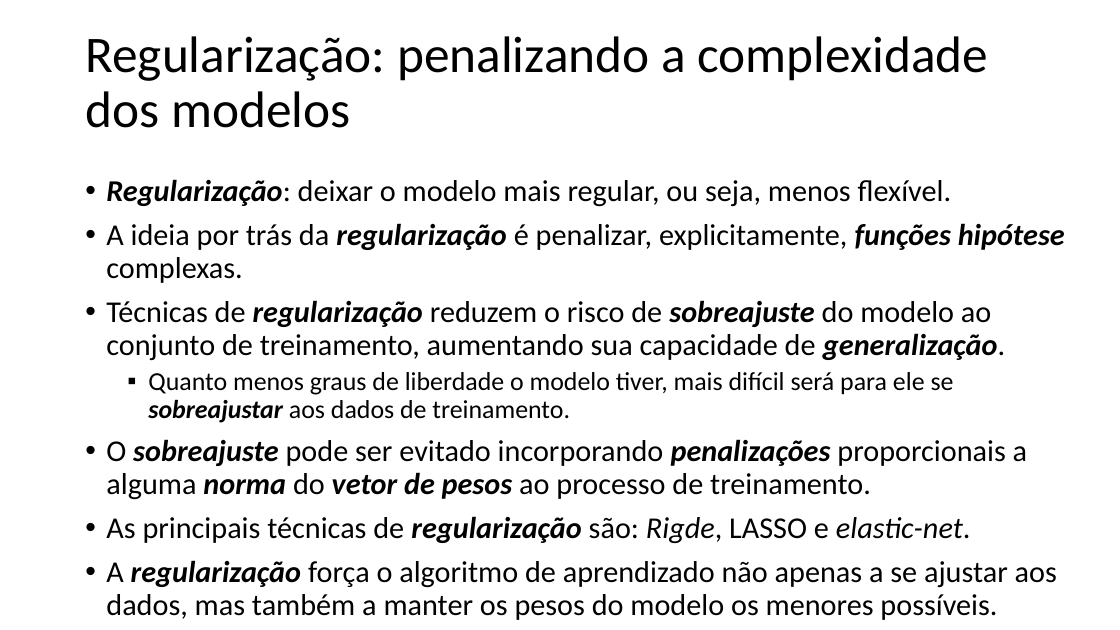
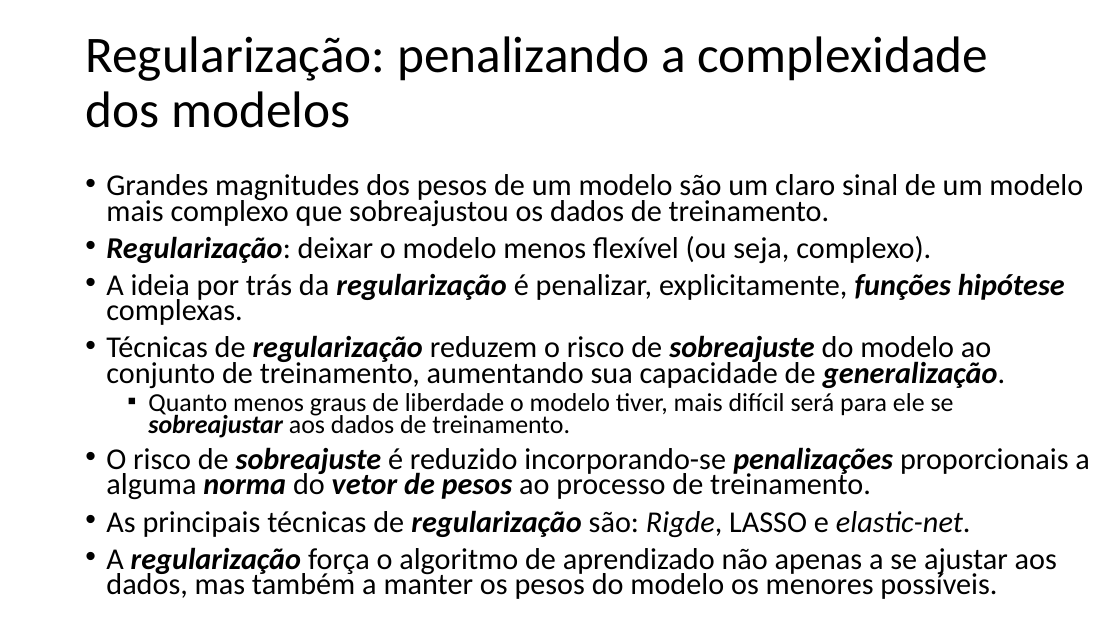
Before and after one commit to zz4fap/t319_aprendizado_de_maquina, a slide deck: slide 3 of slides/T319_Regressão_Linear (Parte VI).pptx. Drawn at 1120x630 pixels with LibreOffice and Linux fonts; fonts in the diff are those of the drawing. Boxes give left, top, right and bottom in pixels: in the first picture for what was removed or moved away, otherwise in the second. Text is boxed around its words. In the diff, an @@ line names an element or a change of style, - is before the commit and + after.

```diff
--- a/slides/T319_Regressão_Linear (Parte VI).pptx
+++ b/slides/T319_Regressão_Linear (Parte VI).pptx
@@ text at [106, 174, 1083, 263]: text changed @@
-• Regularização: deixar o modelo mais regular, ou seja, menos flexível.
+• Grandes magnitudes dos pesos de um modelo são um claro sinal de um modelo mais complexo que sobreajustou os dados de treinamento.
+• Regularização: deixar o modelo menos flexível (ou seja, complexo).
@@ text at [106, 273, 1065, 599]: line spacing 0.9 to 0.7 @@
@@ text at [106, 447, 1089, 500]: text changed @@
-• O sobreajuste pode ser evitado incorporando penalizações proporcionais a alguma norma do vetor de pesos ao processo de treinamento.
+• O risco de sobreajuste é reduzido incorporando-se penalizações proporcionais a alguma norma do vetor de pesos ao processo de treinamento.
```
Also in this commit, not shown: 8 other slides changed, 5 other files.
